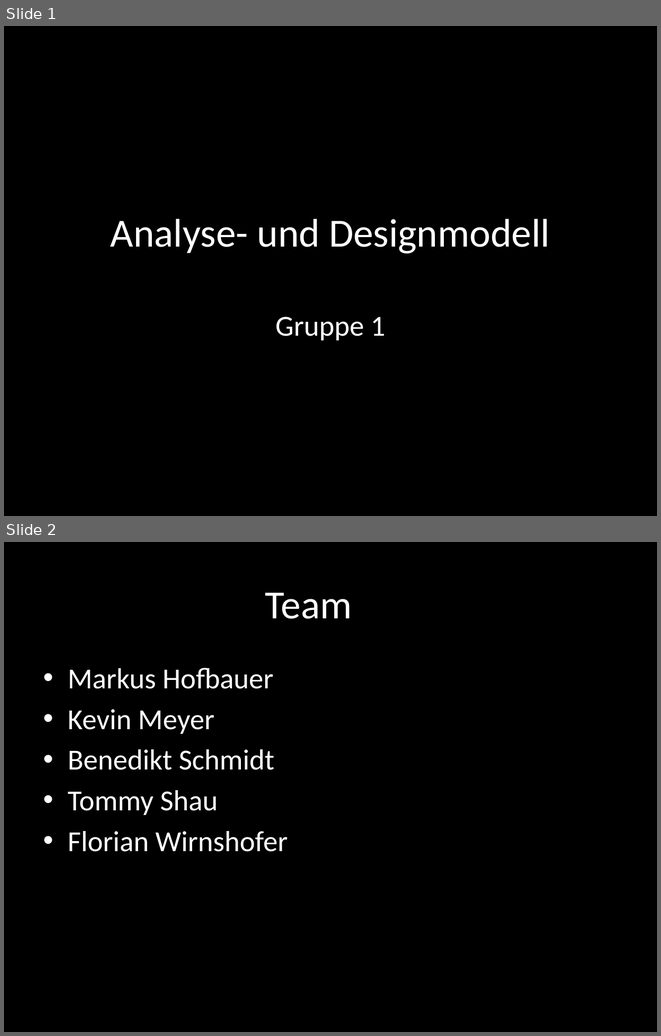
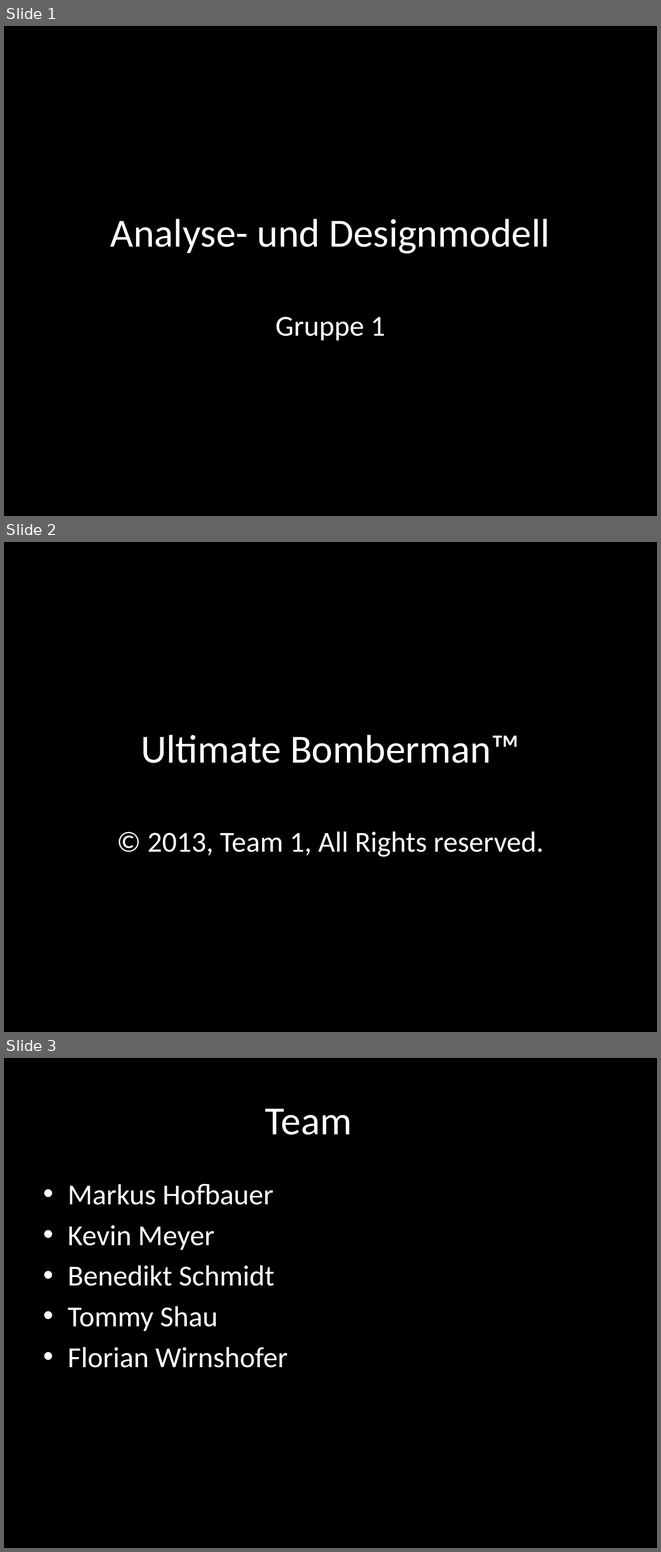
Before and after one commit to benediktibk/bomberman, a slide deck: documents/presentation_analyse_and_datamodel/Analyse-_und_Designmodell.pptx. Shown one above the other, each under a label of ours: slides 1 and 2 before the commit, slides 1, 2 and 3 after it. The pictures are 661x1036 and 661x1552 pixels, drawn with LibreOffice and Linux fonts; fonts in the diff are those of the drawing. Boxes give left, top, right and bottom in pixels: in the first picture for what was removed or moved away, otherwise in the second. Text is boxed around its words. In the diff, an @@ line names an element or a change of style, - is before the commit and + after.

Commit message:
added Ultimate Bomberman slide.

```diff
--- a/documents/presentation_analyse_and_datamodel/Analyse-_und_Designmodell.pptx
+++ b/documents/presentation_analyse_and_datamodel/Analyse-_und_Designmodell.pptx
@@ slide 2 added at (4,542,657,1032), background #000000 @@
@@ title added at (141,734,519,763), 44 pt, text #FFFFFF @@
+Ultimate Bomberman™
@@ subtitle added at (148,831,544,857), 32 pt, text #FFFFFF @@
+© 2013, Team 1, All Rights reserved.
@@ what was slide 2 is now slide 3 @@
```
Also in this commit, not shown: 1 other file.
